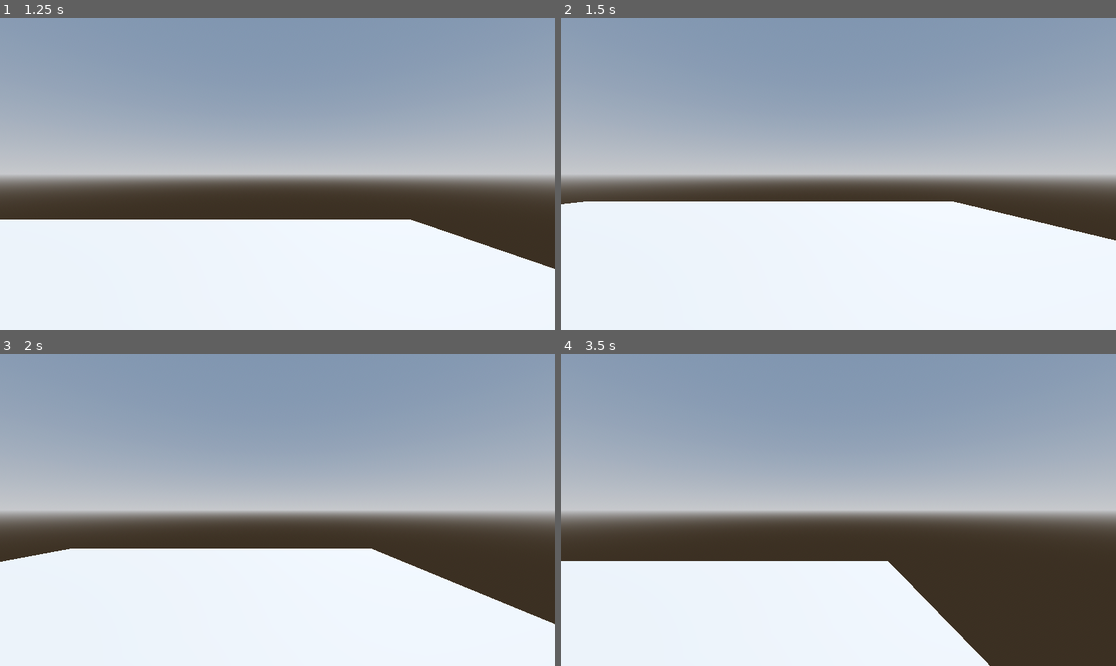
Above: before the commit, frames 1-4 (two rows, left to right).
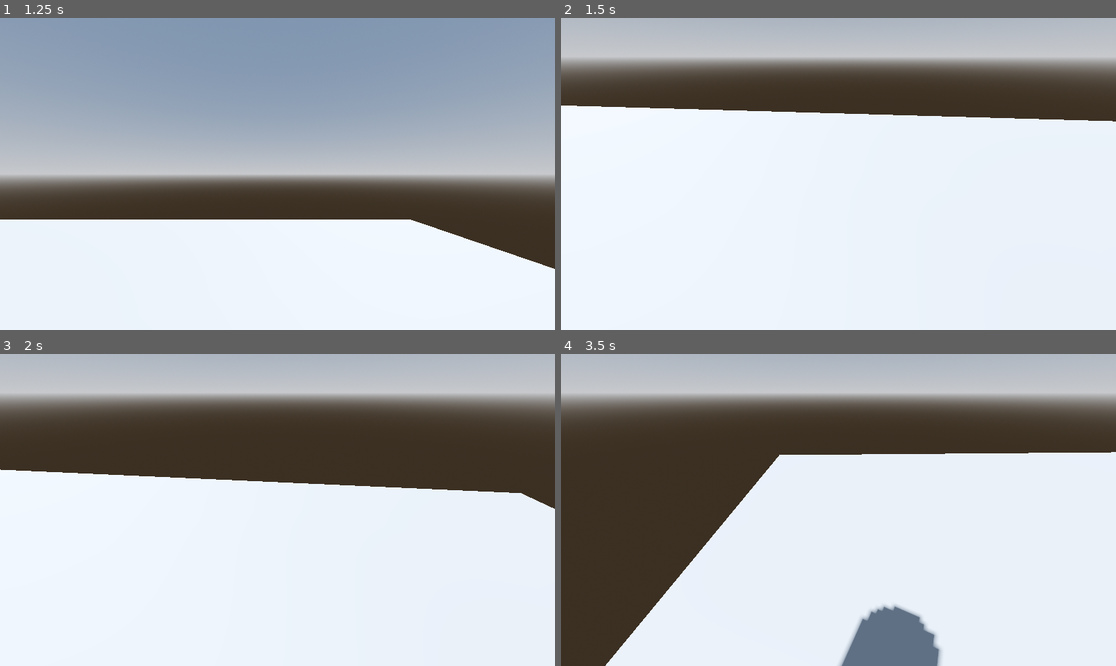
Above: after the commit, the same moments.

Repository: qdanq/Battle-duo
Game: Godot game, scene res://node_3d.tscn
Same seed, same stepped clock (60 frames per second), same inputs: the game is played once before the commit and once after it.
Inputs (mouse positions are in pixels of both pictures, inside the frame that each line leads up to):
- Up to frame 1 (1.25 s): tap Enter (ui_accept) at 0.5, 0.77 s; move the mouse to (399, 158) at 0.52 s; hold D (Right) from 0.53 s (still down); click (399, 158) at 0.67 s
- Up to frame 2 (1.5 s): move the mouse to (727, 189) at 1.27 s; release D (Right) at 1.28 s; hold S (Down) from 1.28 s (still down); click (727, 189) at 1.42 s
- Up to frame 3 (2 s): keep holding S (Down); tap Enter (ui_accept) at 1.52 s
- Up to frame 4 (3.5 s): move the mouse to (894, 441) at 2.02 s; release S (Down) at 2.03 s; hold D (Right) 2.03-2.78 s; click (894, 441) at 2.17 s; move the mouse to (810, 572) at 2.77 s; hold W (Up) from 2.78 s (still down); click (810, 572) at 2.92 s; tap Enter (ui_accept) at 3.02 s

Frame 1 is identical in both runs. In frame 2, 60% of the frame differs, in the area x 0-100%, y 0-72%; in frame 3, 66%; in frame 4, 82%, in the area x 0-100%, y 0-100%.

Commit message:
Make camera rotation with mouse.

Diff:
--- a/CharacterBody3D.gd
+++ b/CharacterBody3D.gd
@@ -6,7 +6,19 @@
 
 # Get the gravity from the project settings to be synced with RigidBody nodes.
 var gravity = ProjectSettings.get_setting("physics/3d/default_gravity")
+@onready var neck := $Neck
+@onready var camera := $Neck/Camera3D
 
+func _unhandled_input(event: InputEvent) -> void:
+	if event is InputEventMouseButton:
+		Input.set_mouse_mode(Input.MOUSE_MODE_CAPTURED)
+	elif event.is_action_pressed("ui_cancel"):
+		Input.set_mouse_mode(Input.MOUSE_MODE_VISIBLE)
+	if Input.get_mouse_mode() == Input.MOUSE_MODE_CAPTURED:
+		if event is InputEventMouseMotion:
+			neck.rotate_y(-event.relative.x * 0.01)
+			camera.rotate_x(-event.relative.y * 0.01)
+			camera.rotation.x = clamp(camera.rotation.x, deg_to_rad(-30), deg_to_rad(60))
 
 func _physics_process(delta):
 	# Add the gravity.
